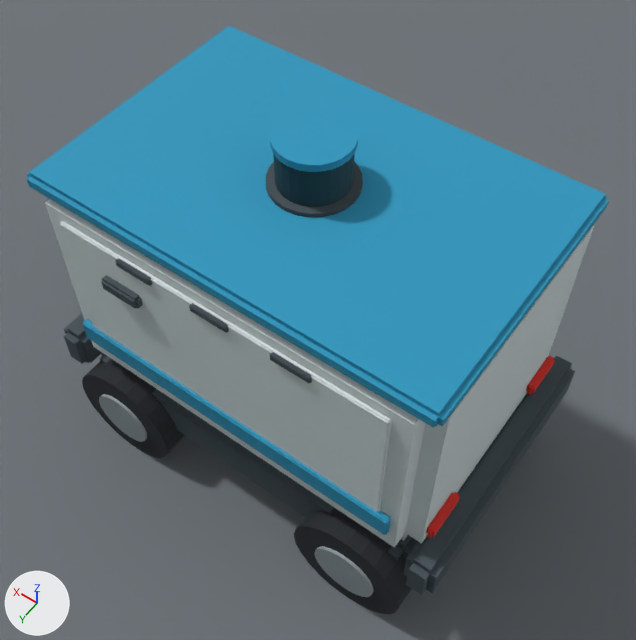
The glTF model tools/campus_builder/output/campus.glb, before and after one commit.
Before and after are seen from a camera (50 mm lens) standing at (-273.63, 46.24, 2.33) and looking at (-272.89, 45.21, 0.72). Every picture has the same lights, and +X, +Y and +Z are marked at lower left. The picture after the commit comes second. Where no turn or scale is listed for an object, it has been applied to the vertices.

Names of what the first picture shows: 'ROAD_001', 'ROBOT_Bumper_Rear', 'ROBOT_CargoBody', 'ROBOT_Chassis', 'ROBOT_Door_Right', 'ROBOT_Hub_RR', 'ROBOT_Lid', 'ROBOT_Lidar', 'ROBOT_LidarCap', 'ROBOT_Stripe_Right', 'ROBOT_Tire_FR', 'ROBOT_Tire_RR', 'ROBOT_Vent_Right_0', 'ROBOT_Vent_Right_1', 'ROBOT_Vent_Right_2' and 6 more.
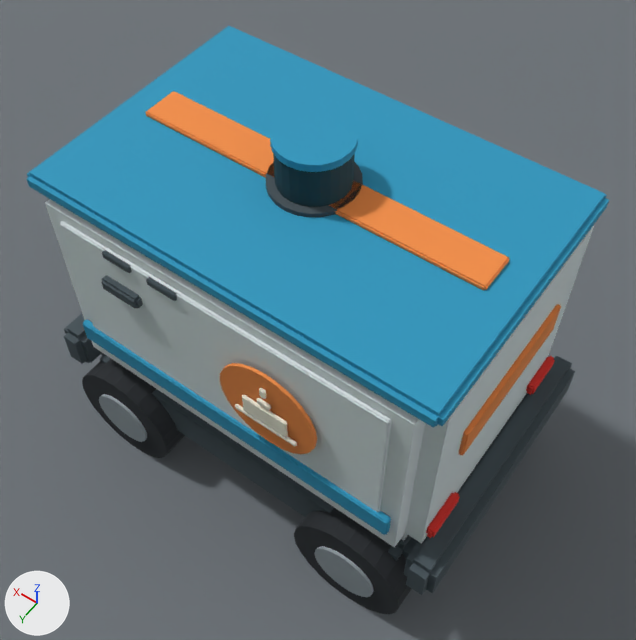
Location of each change, (x1, y1, x2, y2) in pixels of the pictures (636 x 640 px):
'ROBOT_InsulatedLidBand', added (orange): after (146, 91, 510, 291)
'ROBOT_MealBadge_Right', added (orange): after (220, 363, 317, 454)
'ROBOT_RearMealPanel', added: after (459, 304, 561, 455)
'ROBOT_MealBowl_Right', added (pale yellow): after (242, 395, 288, 437)
'ROBOT_Vent_Right_1', moved: before (189, 303, 229, 333); after (146, 277, 177, 301)
'ROBOT_Vent_Right_0', moved: before (115, 258, 152, 286); after (102, 250, 132, 273)
'ROBOT_Vent_Right_2', deleted: before (270, 352, 312, 383)
'ROBOT_MealPlate_Right', added: after (235, 404, 297, 447)
'ROBOT_MealHandle_Right', added: after (256, 398, 271, 410)
'ROBOT_MealSteam_Right', added: after (259, 388, 266, 399)

Diff of the bpy script that builds the scene:
```diff
--- a/tools/campus_builder/output/campus.glb.py
+++ b/tools/campus_builder/output/campus.glb.py
@@ ob_robot_vent_right_0 @@
 ob_robot_vent_right_0 = bpy.data.objects.new('ROBOT_Vent_Right_0', me_robot_vent_right_0_mesh)
-ob_robot_vent_right_0.location = (-272.59, 45.457, 0.914)
+ob_robot_vent_right_0.location = (-272.54, 45.456, 0.914)
@@ ob_robot_vent_right_1 @@
 ob_robot_vent_right_1 = bpy.data.objects.new('ROBOT_Vent_Right_1', me_robot_vent_right_1_mesh)
-ob_robot_vent_right_1.location = (-272.8, 45.459, 0.914)
+ob_robot_vent_right_1.location = (-272.67, 45.458, 0.914)
@@ ob_robot_vent_right_2 @@
-ob_robot_vent_right_2 = bpy.data.objects.new('ROBOT_Vent_Right_2', me_robot_vent_right_2_mesh)
@@ ob_robot_rearmealpanel @@
+ob_robot_rearmealpanel = bpy.data.objects.new('ROBOT_RearMealPanel', me_robot_rearmealpanel_mesh)  # 32 vertices, 60 faces; spans x -0.008..0.008, y -0.21..0.21, z -0.045..0.045; in mat_robot_meal_orange (orange #fa9348)
+ob_robot_rearmealpanel.location = (-273.34, 45.106, 0.735)
@@ ob_robot_mealsteam_right @@
+ob_robot_mealsteam_right = bpy.data.objects.new('ROBOT_MealSteam_Right', me_robot_mealsteam_right_mesh)  # 32 vertices, 60 faces; spans x -0.0075..0.0075, y -0.0041..0.0041, z -0.0135..0.0135; in mat_robot_meal_cream (pale yellow #fdf8e5)
+ob_robot_mealsteam_right.location = (-272.95, 45.486, 0.796)
@@ ob_robot_mealplate_right @@
+ob_robot_mealplate_right = bpy.data.objects.new('ROBOT_MealPlate_Right', me_robot_mealplate_right_mesh)  # 32 vertices, 60 faces; spans x -0.085..0.085, y -0.005..0.005, z -0.006..0.006; in mat_robot_meal_cream (pale yellow #fdf8e5)
+ob_robot_mealplate_right.location = (-272.95, 45.486, 0.671)
@@ ob_robot_mealhandle_right @@
+ob_robot_mealhandle_right = bpy.data.objects.new('ROBOT_MealHandle_Right', me_robot_mealhandle_right_mesh)  # 32 vertices, 60 faces; spans x -0.0175..0.0175, y -0.0042..0.0042, z -0.0075..0.0075; in mat_robot_meal_cream (pale yellow #fdf8e5)
+ob_robot_mealhandle_right.location = (-272.95, 45.486, 0.756)
@@ ob_robot_mealbowl_right @@
+ob_robot_mealbowl_right = bpy.data.objects.new('ROBOT_MealBowl_Right', me_robot_mealbowl_right_mesh)  # 32 vertices, 60 faces; spans x -0.06..0.06, y -0.0047..0.0047, z -0.029..0.029; in mat_robot_meal_cream (pale yellow #fdf8e5)
+ob_robot_mealbowl_right.location = (-272.95, 45.486, 0.708)
@@ ob_robot_mealbadge_right @@
+ob_robot_mealbadge_right = bpy.data.objects.new('ROBOT_MealBadge_Right', me_robot_mealbadge_right_mesh)  # 48 vertices, 92 faces; spans x -0.13..0.13, y -0.006..0.006, z -0.13..0.13; in mat_robot_meal_orange (orange #fa9348)
+ob_robot_mealbadge_right.location = (-272.95, 45.476, 0.72)
@@ ob_robot_insulatedlidband @@
+ob_robot_insulatedlidband = bpy.data.objects.new('ROBOT_InsulatedLidBand', me_robot_insulatedlidband_mesh)  # 32 vertices, 60 faces; spans x -0.451..0.451, y -0.055..0.055, z -0.007..0.007; in mat_robot_meal_orange (orange #fa9348)
+ob_robot_insulatedlidband.location = (-272.805, 45.099, 1.018)
```
